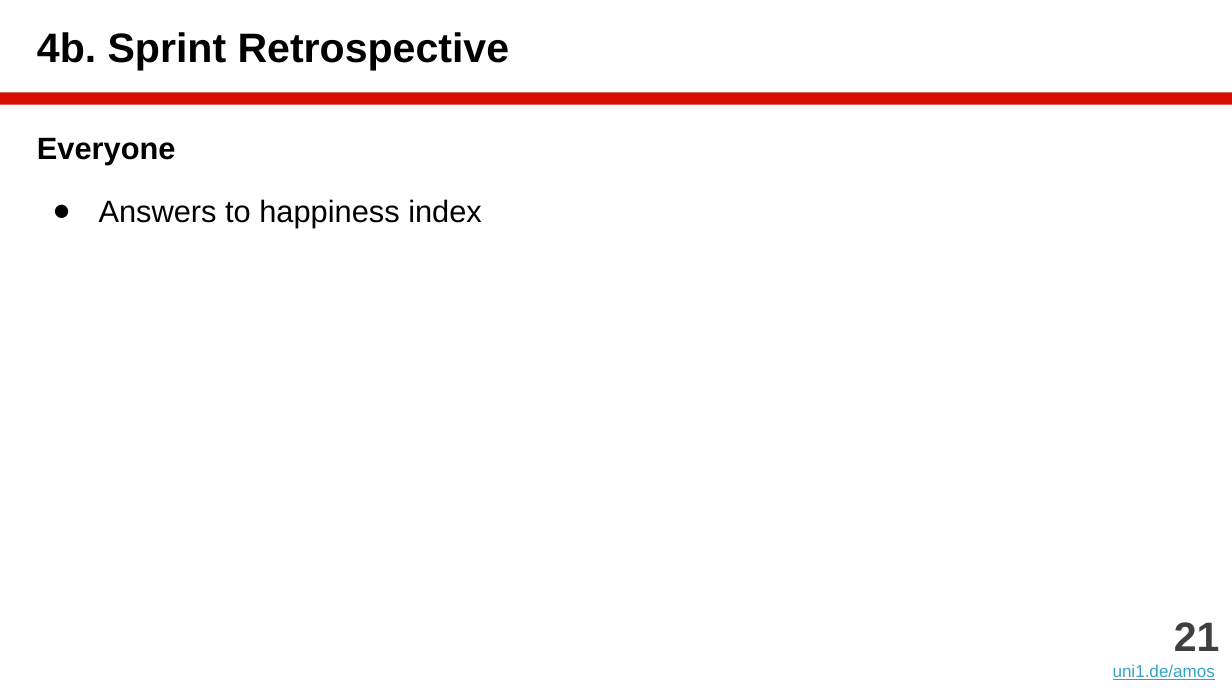
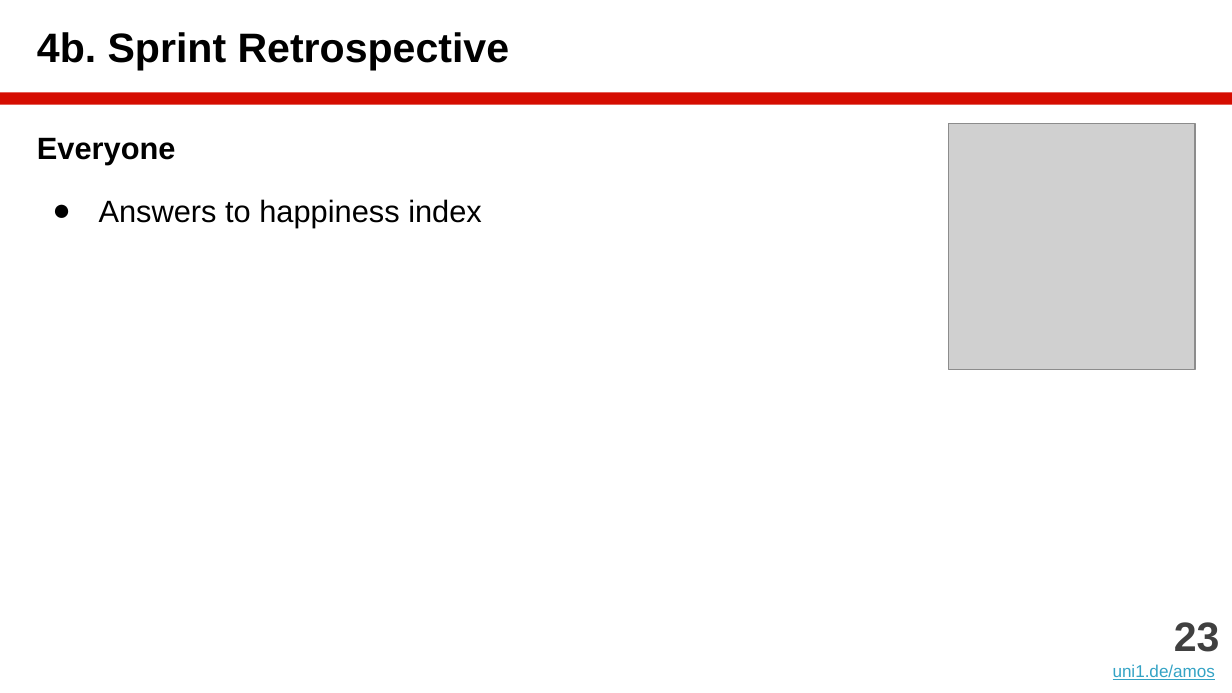
Before and after one commit to dirkriehle/amos-course, a slide deck: slide 23 of Lecture slides/AMOS B02 - Scrum and AMOS.pptx (slide 21 before the commit). Drawn at 1232x693 pixels with LibreOffice and Linux fonts; fonts in the diff are those of the drawing; grey boxes stand for pictures. Boxes give left, top, right and bottom in pixels: in the first picture for what was removed or moved away, otherwise in the second. Text is boxed around its words. In the diff, an @@ line names an element or a change of style, - is before the commit and + after.

```diff
--- a/Lecture slides/AMOS B02 - Scrum and AMOS.pptx
+++ b/Lecture slides/AMOS B02 - Scrum and AMOS.pptx
@@ picture added at [949, 123, 1195, 370] @@
@@ text at [1174, 622, 1220, 652]: text changed @@
-21
+23
```
Also in this commit, not shown: 16 other slides changed, 2 slides added, 1 other file.
